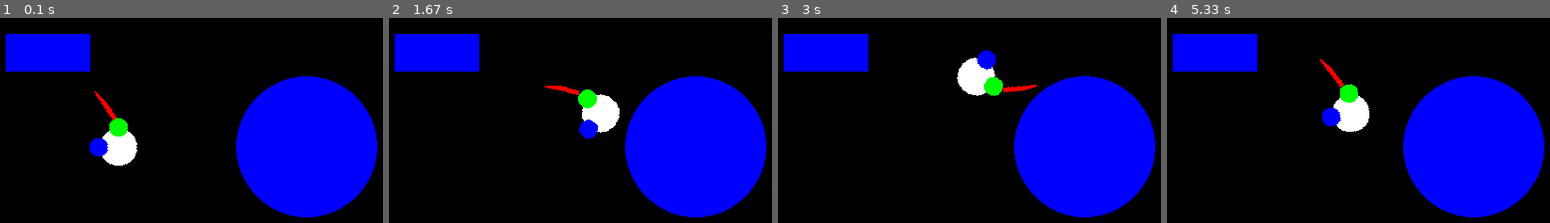
Above: before the commit, frames 1-4 (left to right).
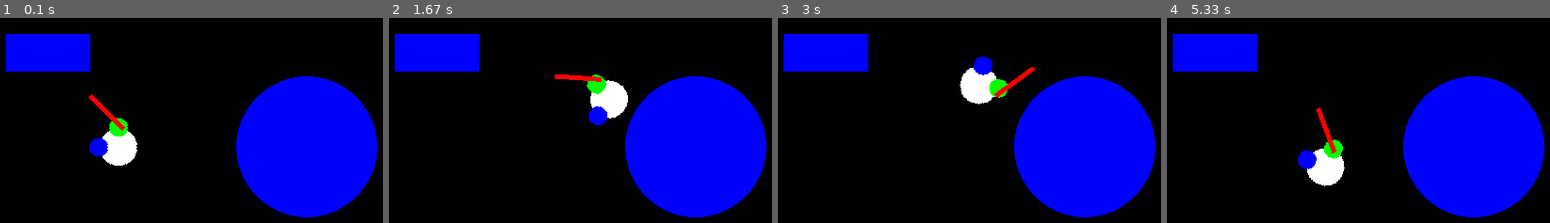
Above: after the commit, the same moments.

Repository: fjaviergb/Pygames-Hermanios
Game: pygame game, started from Combinacion.py
Same seed, same stepped clock (60 frames per second), same inputs: the game is played once before the commit and once after it.
Inputs (mouse positions are in pixels of both pictures, inside the frame that each line leads up to):
- Up to frame 1 (0.1 s): no input
- Up to frame 2 (1.67 s): click (603, 194) at 0.38 s; hold Right 0.67-1.13 s; click (752, 184) at 0.75 s; click (outside the picture) at 1.22 s; hold Up from 1.5 s (still down); click (454, 136) at 1.58 s
- Up to frame 3 (3 s): release Up at 1.8 s; hold Right 1.83-2.3 s; click (1057, 63) at 1.92 s; hold Left 2.33-2.87 s; click (outside the picture) at 2.42 s; hold Down from 2.9 s (still down); click (1000, 67) at 2.98 s
- Up to frame 4 (5.33 s): release Down at 3.2 s; hold Left 3.23-3.63 s; click (1212, 184) at 3.32 s; hold Up 3.67-4.03 s; click (outside the picture) at 3.75 s; hold Right 4.07-4.7 s; click (1362, 130) at 4.15 s; hold Down 4.73-5.1 s; click (outside the picture) at 4.82 s; hold Left from 5.13 s (still down); click (1304, 71) at 5.22 s

The runs differ from the first frame. In frame 1, 0.4% of the frame differs, in the area x 23-33%, y 35-56%; in frame 2, 2.7%; in frame 3, 1.5%; in frame 4, 4.0%, in the area x 34-53%, y 20-83%.

Commit message:
Angle, Body, Sword, Colision - 30/06/2020

Diff:
--- a/Combinacion.py
+++ b/Combinacion.py
@@ -43,7 +43,6 @@
         self.rect.x += self.movex
         block_hit_list = pg.sprite.spritecollide(self, obstacle_group, False)
         block_hit_list_masked = pg.sprite.spritecollide(self, block_hit_list, False, pg.sprite.collide_mask)
-        print(block_hit_list_masked)
 
         for block in block_hit_list_masked:
             if type(block) == rect_obstacle:
@@ -186,7 +185,7 @@
     def __init__(self):
         super().__init__()
         self.image = pg.Surface((50,120))
-        pg.draw.line(self.image, RED, (43,35), (50,0), 5)
+        pg.draw.rect(self.image, RED, (40,0,5,50))
         self.rect = self.image.get_rect(center = (150,150))
         self.image.set_colorkey(BLACK)
         self.mask = pg.mask.from_surface(self.image)
@@ -228,6 +227,22 @@
                 self.rect.center = player.rect.center
                 self.hittin = False
 
+        if self.image != self.image_orig and ((self.slashleft and not self.swingleft and not self.backleft) or (self.slashright and not self.swingright and not self.backright)):
+            self.mask = pg.mask.from_surface(self.image)
+            block_hit_list = pg.sprite.spritecollide(self, obstacle_group, False)
+            block_hit_list_masked = pg.sprite.spritecollide(self, block_hit_list, False, pg.sprite.collide_mask)
+            print(block_hit_list_masked)
+
+            for block in block_hit_list_masked:
+                if self.slashleft and not self.swingleft and not self.backleft:
+                    self.slashleft = False
+                    self.backleft = False
+                    print('Chocando')
+                elif self.slashright and not self.swingright and not self.backright:
+                    self.slashright = False
+                    self.backright = False
+                    print('Chocando')
+
 
 CBASE = (255,255,255)
 CPLAYER = (255,228,181)
@@ -265,7 +280,7 @@
 clock = pg.time.Clock()
 run = True
 while run:
-    clock.tick(70)
+    clock.tick(100)
 
     for event in pg.event.get():
         if event.type == pg.QUIT:
